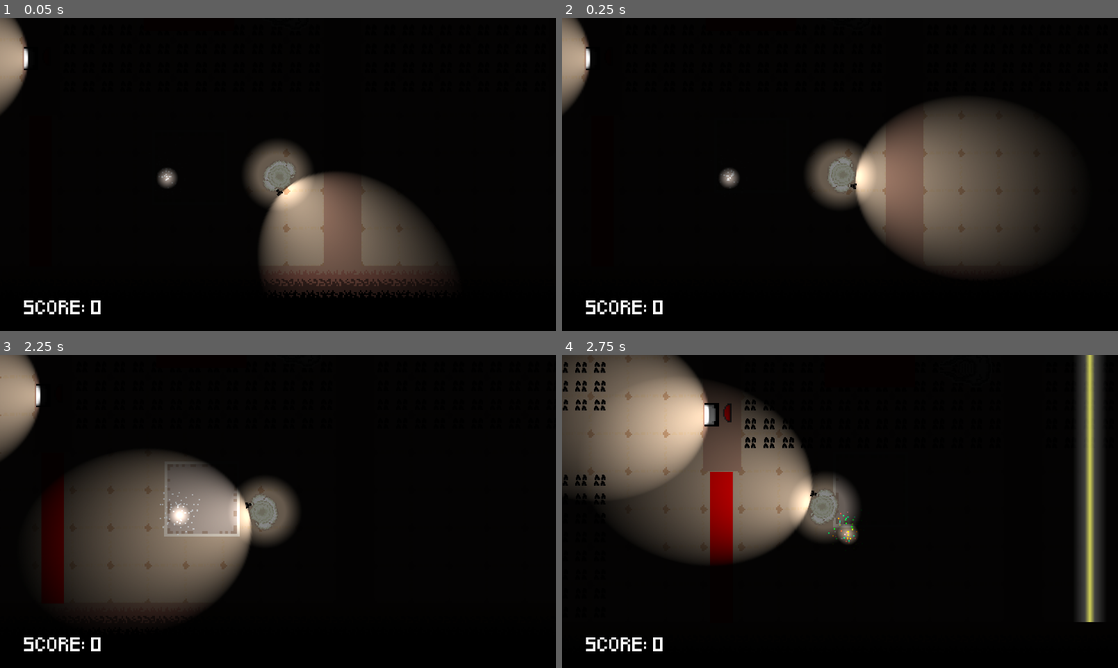
Above: before the commit, frames 1-4 (two rows, left to right).
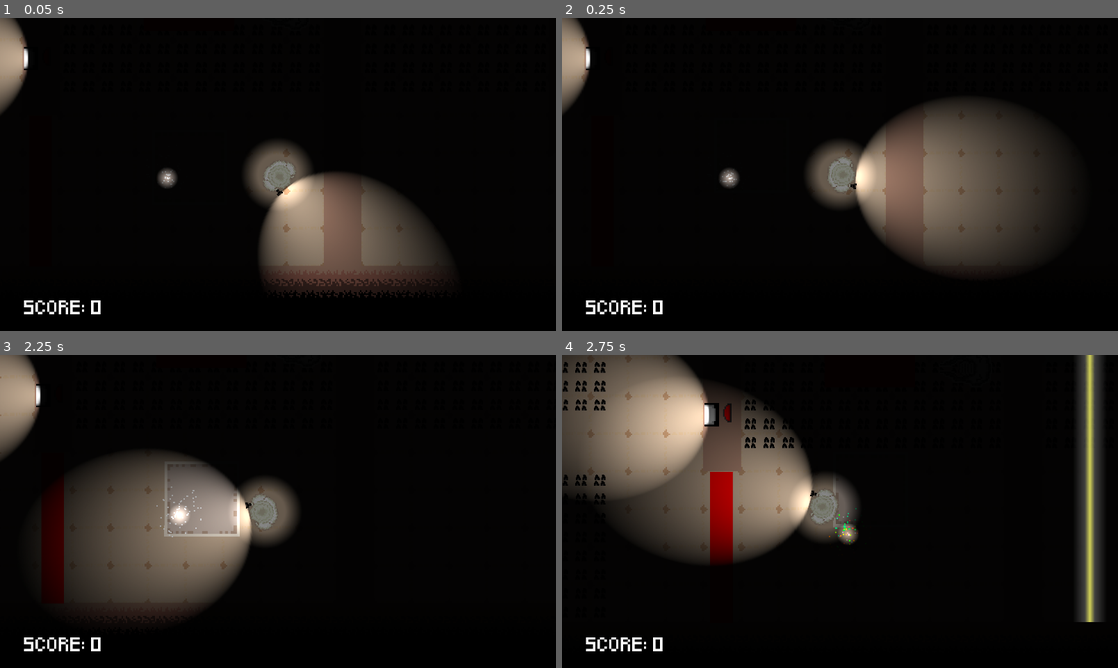
Above: after the commit, the same moments.

Repository: ToumaKamijou/Game-Making-A3
Game: Godot game, scene res://scenes/game_controller.tscn
Same seed, same stepped clock (60 frames per second), same inputs: the game is played once before the commit and once after it.
Inputs (mouse positions are in pixels of both pictures, inside the frame that each line leads up to):
- Up to frame 1 (0.05 s): no input
- Up to frame 2 (0.25 s): no input
- Up to frame 3 (2.25 s): tap Enter at 0.5 s; move the mouse to (250, 574) at 0.52 s; hold Space (change_flash_color) 0.53-1.28 s; hold W (move_up) 0.53-2.03 s; move the mouse to (444, 558) at 1.27 s; tap F (interact) at 1.35 s; move the mouse to (111, 464) at 2.02 s; hold A (move_left) from 2.03 s (still down); tap R at 2.1 s
- Up to frame 4 (2.75 s): keep holding A (move_left)

The runs differ from the first frame. In frame 1, less than 0.1% of the frame differs, in the area x 28-32%, y 48-54%; in frame 2, less than 0.1%; in frame 3, 0.1%, in the area x 28-37%, y 42-59%; in frame 4, less than 0.1%.
Error in both runs: Invalid access to property or key 'global_position' on a base object of type 'Nil'. (res://scripts/2D/player/player.gd:54)

Commit message:
Debug
Know everything should work fine.

Diff:
--- a/a-3-game/scenes/2D/levels/glass_level.tscn
+++ b/a-3-game/scenes/2D/levels/glass_level.tscn
@@ -589,6 +589,11 @@
 position = Vector2(1547, 1154)
 _color_type = 6
 
+[node name="Laser14" parent="Laserblocks" instance=ExtResource("9_lnvjn")]
+position = Vector2(1113, 280)
+movement_axis = 2
+_color_type = 2
+
 [node name="MirrorsContainer" type="Node2D" parent="."]
 
 [node name="MirrorVer1" parent="MirrorsContainer" instance=ExtResource("10_iamxw")]
@@ -808,6 +813,16 @@
 position = Vector2(1306, 482)
 parent = NodePath("../../Laserblocks/Laser4")
 
+[node name="SkidLinesHor11" parent="SkidLinesContainer" node_paths=PackedStringArray("parent") instance=ExtResource("12_u1dyt")]
+position = Vector2(1113, 278)
+rotation = 1.5707964
+parent = NodePath("../../Laserblocks/Laser14")
+rotate_90_degrees = true
+
+[node name="SkidLinesVer11" parent="SkidLinesContainer" node_paths=PackedStringArray("parent") instance=ExtResource("12_u1dyt")]
+position = Vector2(830, 1709)
+parent = NodePath("../../Laserblocks/Laser7")
+
 [node name="WallsContainer" type="Node2D" parent="."]
 
 [node name="Wall" parent="WallsContainer" instance=ExtResource("7_fvvmu")]
@@ -959,3 +974,7 @@
 rotation = 1.5707964
 scale = Vector2(0.6, 3)
 _color_type = 6
+
+[node name="SkidLinesVer8" parent="." node_paths=PackedStringArray("parent") instance=ExtResource("12_u1dyt")]
+position = Vector2(54, 1608)
+parent = NodePath("../Laserblocks/Laser6")
